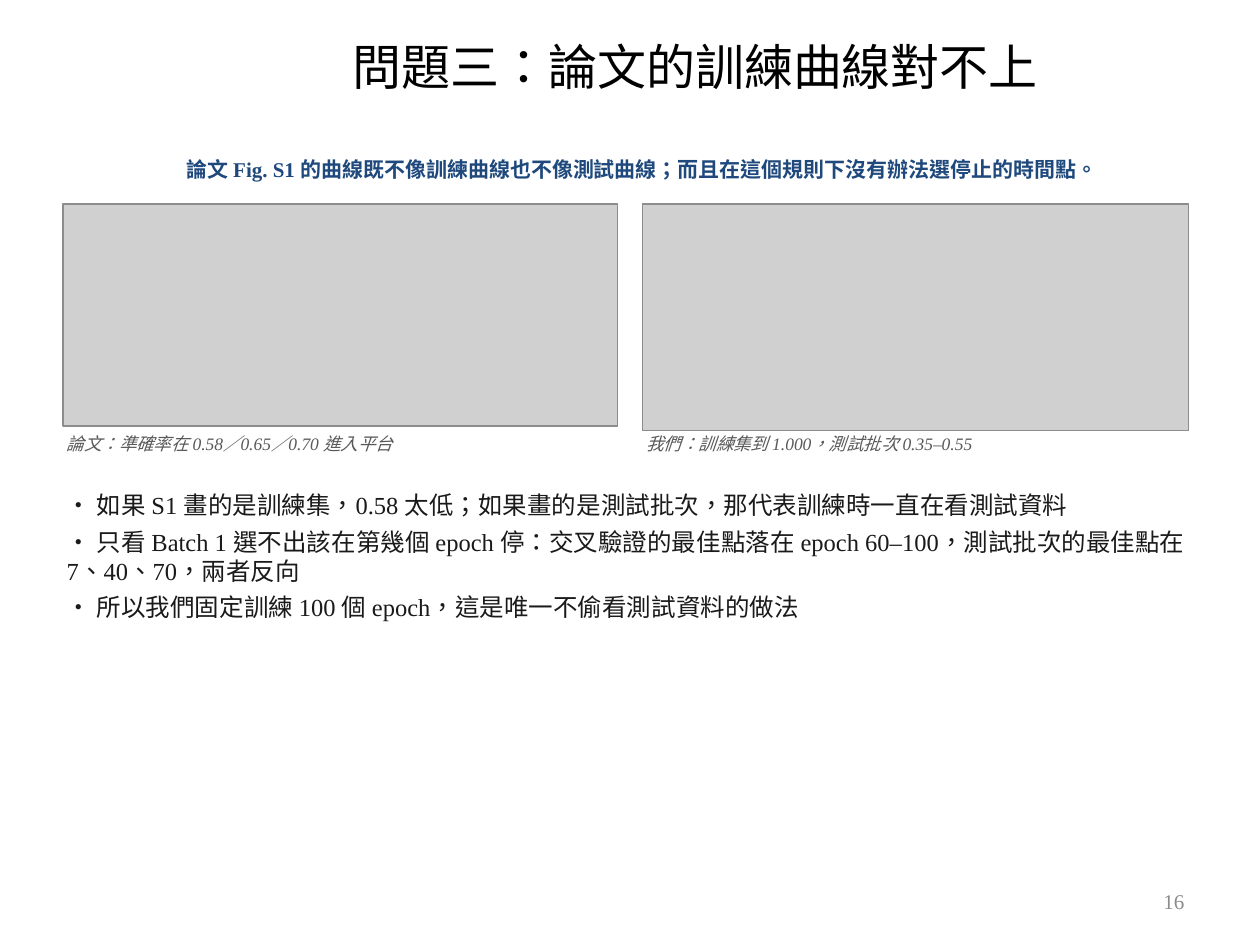
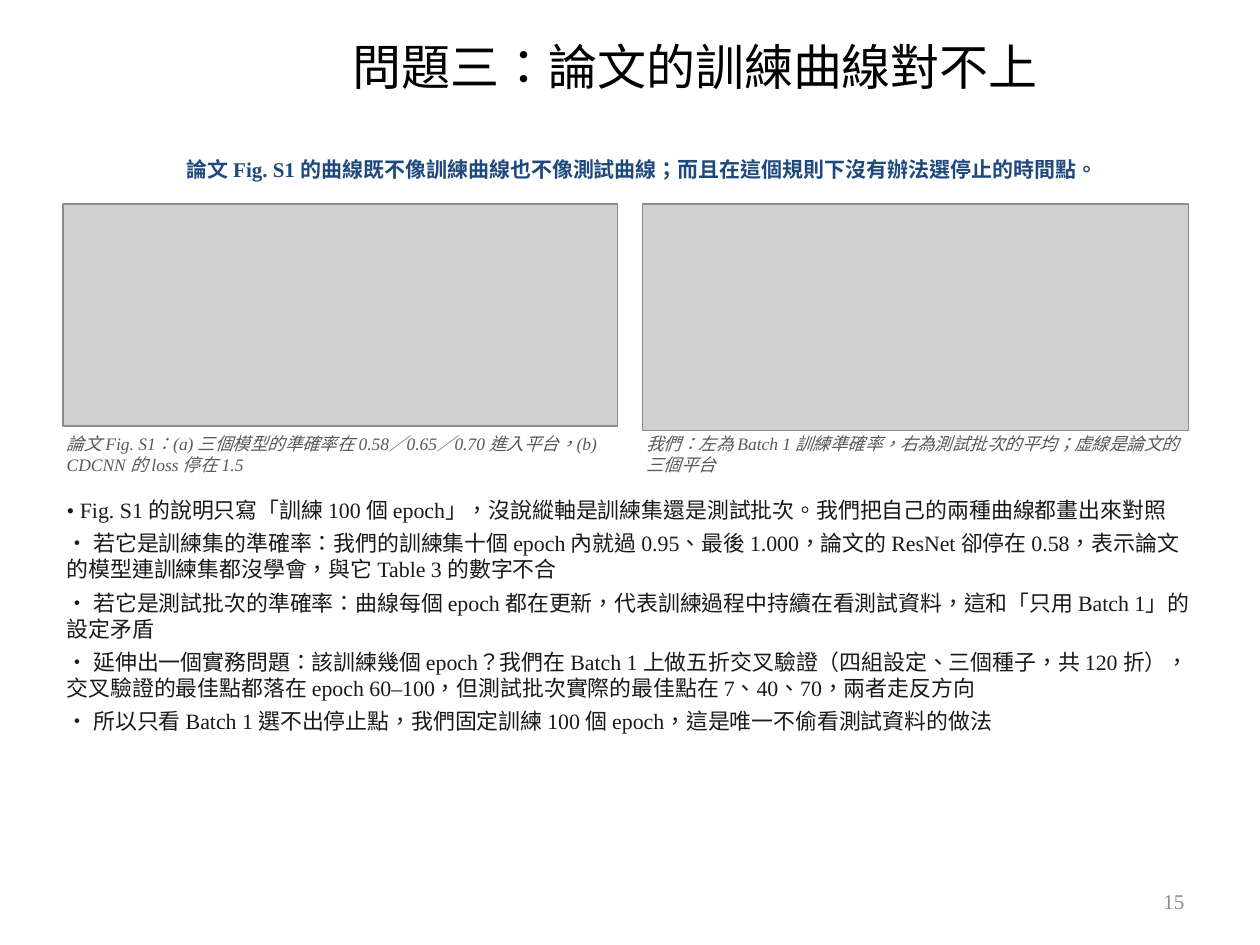
Before and after one commit to wintera1233/cdcnn, a slide deck: slide 15 of reports/09-22-merged.pptx (slide 16 before the commit). Drawn at 1260x945 pixels with LibreOffice and Linux fonts; fonts in the diff are those of the drawing; grey boxes stand for pictures; background and template pictures are left out. Boxes give left, top, right and bottom in pixels: in the first picture for what was removed or moved away, otherwise in the second. Text is boxed around its words. In the diff, an @@ line names an element or a change of style, - is before the commit and + after.

```diff
--- a/reports/09-22-merged.pptx
+++ b/reports/09-22-merged.pptx
@@ text at (x1=67, y1=435, x2=597, y2=473): text changed @@
-論文：準確率在 0.58／0.65／0.70 進入平台
+論文 Fig. S1：(a) 三個模型的準確率在 0.58／0.65／0.70 進入平台，(b) CDCNN 的 loss 停在 1.5
@@ text at (x1=646, y1=435, x2=1179, y2=473): text changed @@
-我們：訓練集到 1.000，測試批次 0.35–0.55
+我們：左為 Batch 1 訓練準確率，右為測試批次的平均；虛線是論文的三個平台
@@ text at (x1=67, y1=499, x2=1189, y2=734): text changed; size 14 to 12.5 pt @@
-• 如果 S1 畫的是訓練集，0.58 太低；如果畫的是測試批次，那代表訓練時一直在看測試資料
-• 只看 Batch 1 選不出該在第幾個 epoch 停：交叉驗證的最佳點落在 epoch 60–100，測試批次的最佳點在 7、40、70，兩者反向
-• 所以我們固定訓練 100 個 epoch，這是唯一不偷看測試資料的做法
+• Fig. S1 的說明只寫「訓練 100 個 epoch」，沒說縱軸是訓練集還是測試批次。我們把自己的兩種曲線都畫出來對照
+• 若它是訓練集的準確率：我們的訓練集十個 epoch 內就過 0.95、最後 1.000，論文的 ResNet 卻停在 0.58，表示論文的模型連訓練集都沒學會，與它 Table 3 的數字不合
+• 若它是測試批次的準確率：曲線每個 epoch 都在更新，代表訓練過程中持續在看測試資料，這和「只用 Batch 1」的設定矛盾
+• 延伸出一個實務問題：該訓練幾個 epoch？我們在 Batch 1 上做五折交叉驗證（四組設定、三個種子，共 120 折），交叉驗證的最佳點都落在 epoch 60–100，但測試批次實際的最佳點在 7、40、70，兩者走反方向
+• 所以只看 Batch 1 選不出停止點，我們固定訓練 100 個 epoch，這是唯一不偷看測試資料的做法
@@ page number at (x1=1163, y1=895, x2=1184, y2=909): text changed @@
-16
+15
```
Also in this commit, not shown: 7 other slides changed, 2 slides removed, 1 other file.
